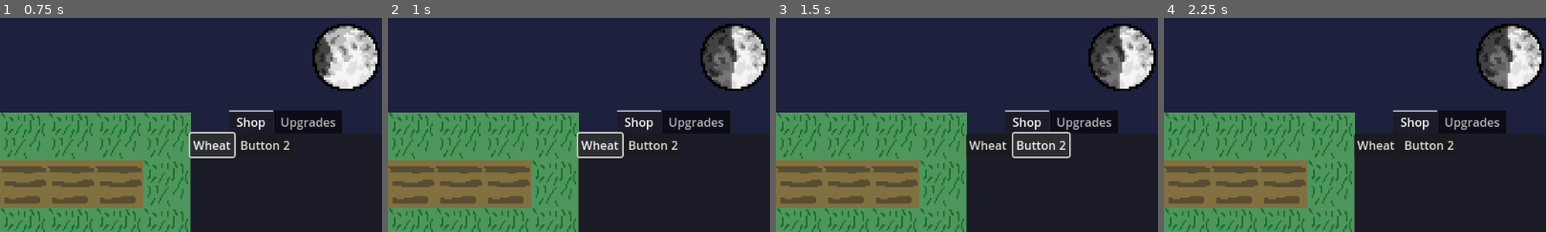
Above: before the commit, frames 1-4 (left to right).
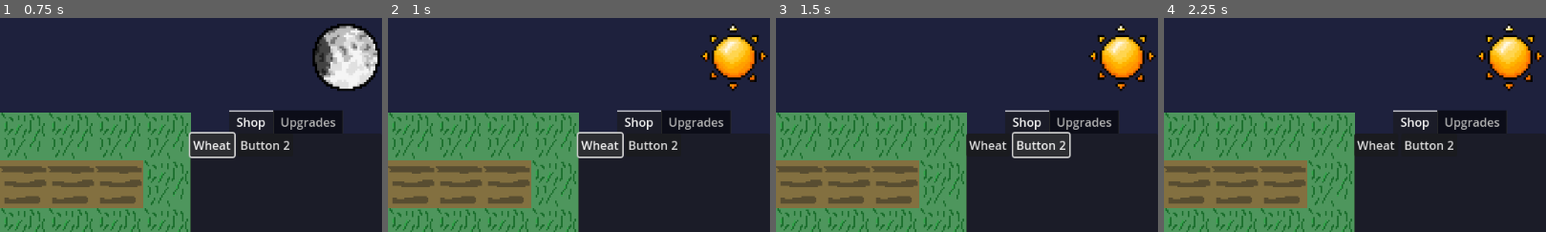
Above: after the commit, the same moments.

Repository: TalesOfXanthar/Wheather
Game: Godot game, scene res://scenes/main.tscn
The game is run twice, just before and just after one commit, with the same random seed, the same clock (stepped at 60 frames per second) and the same inputs.
Inputs (mouse positions are % of the whole screen's width and height, from its top left):
- Up to frame 1 (0.75 s): click "Wheat" at 0.5 s
- Up to frame 2 (1 s): no input
- Up to frame 3 (1.5 s): click "Button 2" at 1.25 s
- Up to frame 4 (2.25 s): click (9, 39) at 2.02 s
The pictures show only the part of the screen within x 50-100%, y 0-50%; the shares and areas given below are measured in that part.

Frame 1 is identical in both runs. In frame 2, 4.3% of the frame differs, in the area x 81-100%, y 2-34%; in frame 3, 4.3%; in frame 4, 4.3%.

Commit message:
Added sprites

Diff:
--- a/scenes/moon.tscn
+++ b/scenes/moon.tscn
@@ -1,7 +1,8 @@
-[gd_scene load_steps=12 format=3 uid="uid://4gh2l1ak2t18"]
+[gd_scene load_steps=13 format=3 uid="uid://4gh2l1ak2t18"]
 
-[ext_resource type="Texture2D" uid="uid://dat5cyue3sma3" path="res://assets/New_Moon.png" id="1_3tcni"]
+[ext_resource type="Texture2D" uid="uid://dat5cyue3sma3" path="res://assets/Spritesheets/New_Moon.png" id="1_3tcni"]
 [ext_resource type="Script" uid="uid://bq1u8cwq62axc" path="res://scripts/moon.gd" id="1_q6it2"]
+[ext_resource type="Texture2D" uid="uid://dhuqtvn0ftqan" path="res://assets/Spritesheets/Sun.png" id="3_fyi6v"]
 
 [sub_resource type="AtlasTexture" id="AtlasTexture_rjvio"]
 atlas = ExtResource("1_3tcni")
@@ -61,6 +62,9 @@
 }, {
 "duration": 1.0,
 "texture": SubResource("AtlasTexture_8li54")
+}, {
+"duration": 1.0,
+"texture": ExtResource("3_fyi6v")
 }],
 "loop": true,
 "name": &"default",
--- a/scripts/moon.gd
+++ b/scripts/moon.gd
@@ -1,6 +1,6 @@
 extends Node2D
-@export var time = 5
-
+@export var time = 8
+@export var isDay = true
 func _ready():
 	$MoonTimer.wait_time = 10
 
@@ -9,7 +9,9 @@
 
 
 func _on_timer_timeout() -> void:
-	if time >= 7:
+	if isDay == true:
+		time = 8
+	elif time >= 7:
 		time = 0
 	else:
 		time += 1
Renamed: assets/New_Moon.png -> assets/Spritesheets/New_Moon.png
Not shown, added: assets/Spritesheets/New_Moon.png.import
Binary file added: assets/Spritesheets/Specila_Moons.png
Not shown, added: assets/Spritesheets/Specila_Moons.png.import
Binary file added: assets/Spritesheets/Sun.png
Not shown, added: assets/Spritesheets/Sun.png.import
Binary file added: assets/Spritesheets/Wheather_Spritesheet.png
Not shown, changed: assets/Spritesheets/Wheather_Spritesheet.png.import
